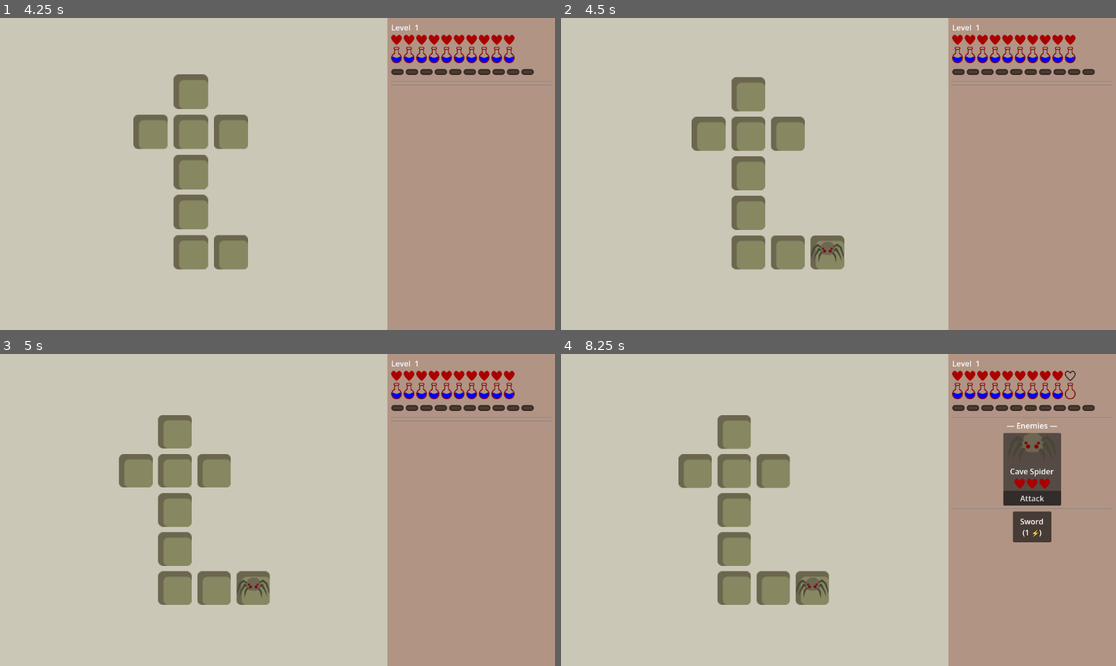
Above: before the commit, frames 1-4 (two rows, left to right).
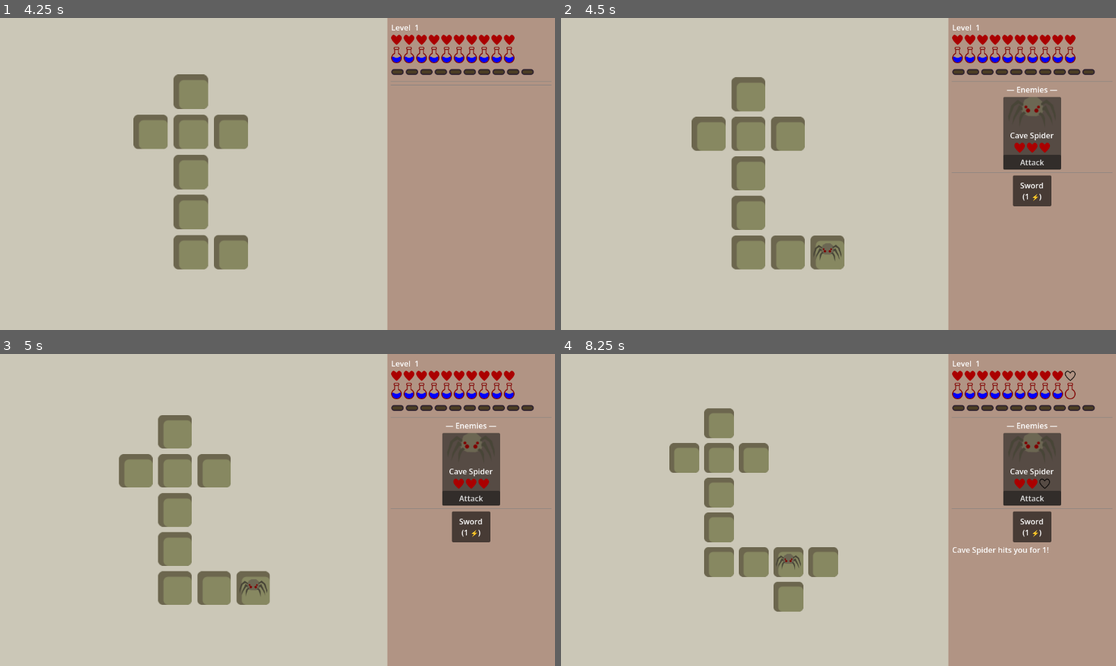
Above: after the commit, the same moments.

Repository: jiexdrop/run-reset
Game: Godot game, scene res://scenes/init.tscn
The game is run twice, just before and just after one commit, with the same random seed, the same clock (stepped at 60 frames per second) and the same inputs.
Inputs (mouse positions are in pixels of both pictures, inside the frame that each line leads up to):
- Up to frame 1 (4.25 s): click "New Game" at 0.5 s; tap Enter at 1.25 s; move the mouse to (194, 174) at 1.27 s; click (194, 174) at 1.42 s; move the mouse to (160, 139) at 2.02 s; click (160, 139) at 2.17 s; move the mouse to (166, 117) at 2.77 s; click (166, 117) at 2.92 s; move the mouse to (172, 102) at 3.52 s; click (172, 102) at 3.67 s
- Up to frame 2 (4.5 s): move the mouse to (794, 252) at 4.27 s; click (794, 252) at 4.42 s
- Up to frame 3 (5 s): no input
- Up to frame 4 (8.25 s): click (816, 588) at 5.02 s; click (810, 588) at 5.77 s; click "Attack" at 6.5 s; click "Sword (1 ⚡)" at 7.25 s; click (810, 588) at 8.02 s

Frame 1 is identical in both runs. In frame 2, 3.4% of the frame differs, in the area x 45-100%, y 21-78%; in frame 3, 3.4%; in frame 4, 8.0%, in the area x 19-89%, y 17-83%.

Commit message:
centered mob sprite on tile

Diff:
--- a/scenes/combat_ui.gd
+++ b/scenes/combat_ui.gd
@@ -4,10 +4,10 @@
 ##
 ## PUBLIC API
 ## ──────────
-##   start_combat(mob_ids, player_attacks, tile_key)
-##     mob_ids        : Array[int]         — indices into GameState.monsters
+##   add_mob_to_combat(mob_idx, player_attacks)
+##     mob_idx        : int                — index into GameState.monsters
 ##     player_attacks : Array[AttackData]  — player's available attacks
-##     tile_key       : String             — "x,y" of the tile that triggered combat
+##     Starts combat if not active; appends the mob if combat is already running.
 ##
 ##   end_combat()      — hide panel, reset state
 ##   refresh_stats()   — re-draw player hearts / energy / xp from GameState
@@ -32,13 +32,12 @@
 @onready var mob_row:        HBoxContainer = $MarginContainer/VBox/CombatSection/MobRow
 @onready var attack_bar:     HBoxContainer = $MarginContainer/VBox/AttackBar
 @onready var combat_section: Control       = $MarginContainer/VBox/CombatSection
-@onready var log_label:      Label         = $MarginContainer/VBox/LogLabel   # see note below
+@onready var log_label:      Label         = $MarginContainer/VBox/LogLabel
 
 # ── Runtime state ─────────────────────────────────────────────────────────────
 var _active_mob_ids:   Array  = []
 var _attacks:          Array  = []   # Array[AttackData]
 var _selected_attack:  int    = 0
-var _tile_key:         String = ""   # tile that started this combat
 
 # Effects that carry across turns
 var _player_stunned:   bool   = false
@@ -62,22 +61,44 @@
 	_build_icon_row(exp_row,    p.get("xp", 0),       p.get("xp_to_next", 10), EXP_FULL,    EXP_EMPTY)
 
 
-## tile_key: "x,y" string so we can notify the tile when the mob dies.
-func start_combat(mob_ids: Array, player_attacks: Array, tile_key: String = "") -> void:
-	_active_mob_ids  = mob_ids.duplicate()
-	_attacks         = player_attacks
-	_selected_attack = 0
-	_tile_key        = tile_key
-	_player_stunned  = false
-	combat_section.visible = true
+## Adds mob_idx to the active combat.
+## If combat is not yet running, starts it fresh with the given attacks.
+## If combat is already running, appends the mob and merges attack lists.
+func add_mob_to_combat(mob_idx: int, player_attacks: Array) -> void:
+	if _active_mob_ids.has(mob_idx):
+		return   # already in combat, skip duplicate
+
+	if not combat_section.visible:
+		# Starting fresh.
+		_active_mob_ids  = [mob_idx]
+		_attacks         = player_attacks.duplicate()
+		_selected_attack = 0
+		_player_stunned  = false
+		combat_section.visible = true
+		_rebuild_attack_bar()
+		_log("")
+	else:
+		# Append to existing combat.
+		_active_mob_ids.append(mob_idx)
+		# Merge any new attack types (deduplicate by attack_name).
+		for atk in player_attacks:
+			var already_have = false
+			for existing in _attacks:
+				if existing.attack_name == atk.attack_name:
+					already_have = true
+					break
+			if not already_have:
+				_attacks.append(atk)
+		_rebuild_attack_bar()
+		_log("A new enemy joins the fight!")
+
 	_rebuild_mob_cards()
-	_rebuild_attack_bar()
-	_log("")
 
 
 func end_combat() -> void:
 	combat_section.visible = false
 	_active_mob_ids = []
+	_attacks        = []
 	_clear_children(mob_row)
 	_clear_children(attack_bar)
 	_log("")
@@ -143,43 +164,39 @@
 	if _attacks.is_empty():
 		return
 
-	# 1. Apply selected attack's actual damage (overrides base_dmg from card)
 	var atk: AttackData = _attacks[_selected_attack]
 	var p = GameState.player
 
-	# Reapply correct damage (mob_card used player.attack; use atk.damage instead)
+	# Adjust damage: mob_card already applied player.attack; correct to atk.damage.
 	var mob = GameState.monsters[mob_id]
-	mob["hp"] = max(0, mob.get("hp", 0) - (atk.damage - base_dmg))   # adjust delta
+	mob["hp"] = max(0, mob.get("hp", 0) - (atk.damage - base_dmg))
 	GameState.monsters[mob_id] = mob
 
-	# 2. Consume energy
+	# Consume energy.
 	p["energy"] = max(0, p.get("energy", 0) - atk.energy_cost)
 	GameState.player = p
 	refresh_stats()
 
-	# 3. Check if mob died from the corrected damage
+	# If the corrected damage killed the mob, mob_died will fire from mob_card.
 	if mob["hp"] <= 0:
-		return   # mob_died signal will fire from mob_card; don't do mob turn
-
-	# 4. Mob retaliates (unless already handled by mob_died)
+		return
+
 	_do_mob_turn(mob_id)
 
 
 func _on_mob_died(mob_id: int) -> void:
-	# Grant XP and handle level-up
 	var xp_gain = GameState.monsters[mob_id].get("xp_reward", 1)
 	var p       = GameState.player
 	p["xp"]     = p.get("xp", 0) + xp_gain
 	if p["xp"] >= p.get("xp_to_next", 10):
 		p["xp"]    -= p["xp_to_next"]
 		p["level"]  = p.get("level", 1) + 1
-		p["max_hp"] = p.get("max_hp", 10) + 1   # level-up bonus: +1 heart
-		p["hp"]     = p["max_hp"]                 # full heal on level-up
+		p["max_hp"] = p.get("max_hp", 10) + 1
+		p["hp"]     = p["max_hp"]
 		_log("Level up! Now level %d" % p["level"])
 	GameState.player = p
 	refresh_stats()
 
-	# Notify the tile so it removes the mob indicator
 	_notify_tile_mob_dead(mob_id)
 
 	_active_mob_ids.erase(mob_id)
@@ -199,7 +216,6 @@
 		_log("You were stunned — mob skips!")
 		return
 
-	# Find the mob card node for this id
 	var card = _get_card_for_mob(mob_id)
 	if card == null:
 		return
@@ -210,15 +226,14 @@
 
 	var p       = GameState.player
 	var damage  = atk.get("damage", 1)
-	var effect  = atk.get("effect", 0)   # MobAttackData.Effect int
+	var effect  = atk.get("effect", 0)
 
 	p["hp"] = max(0, p.get("hp", 0) - damage)
 
-	var msg = "%s hits you for %d!" % [GameState.monsters[mob_id].get("name","Mob"), damage]
-
-	# Handle effects
+	var msg = "%s hits you for %d!" % [GameState.monsters[mob_id].get("name", "Mob"), damage]
+
 	match effect:
-		1:   # POISON — deal 1 extra damage next turn (simple impl)
+		1:   # POISON
 			p["hp"] = max(0, p["hp"] - 1)
 			msg += " Poisoned! (-1 extra)"
 		2:   # STUN
@@ -236,7 +251,6 @@
 
 func _on_player_died() -> void:
 	_log("You died! Resetting...")
-	# Small delay so the player reads the message, then reset
 	await get_tree().create_timer(1.5).timeout
 	SaveManager.reset()
 	get_tree().change_scene_to_file("res://scenes/init.tscn")
@@ -253,19 +267,10 @@
 		return
 	var gx = parts[0].to_int()
 	var gy = parts[1].to_int()
-
-	# Tiles live inside a SubViewport so get_nodes_in_group won't find them.
-	# Walk down to the Game node and search its children directly.
-	var game = get_tree().root.find_child("Game", true, false)
-	if game == null:
-		push_warning("_notify_tile_mob_dead: could not find Game node")
-		return
-	for tile in game.get_children():
-		if tile.get("grid_x") == gx and tile.get("grid_y") == gy:
+	for tile in get_tree().get_nodes_in_group("tiles"):
+		if tile.grid_x == gx and tile.grid_y == gy:
 			tile.on_mob_defeated()
 			return
-
-	# Fallback
 	if GameState.tiles.has(tile_key):
 		GameState.tiles[tile_key]["mob_dead"] = true
 
--- a/scenes/tile.gd
+++ b/scenes/tile.gd
@@ -28,11 +28,13 @@
 	SaveManager.save()
 	get_tree().get_first_node_in_group("game").center_camera_on_revealed()
 
+	# If this tile has a live mob, add it to combat automatically.
+	if _mob_key != "" and not _mob_dead:
+		_trigger_combat()
 
-# ── Mob indicator ─────────────────────────────────────────────────────────────
 
+# ── Mob indicator (visual only — no click interaction) ───────────────────────
 func _refresh_mob_indicator() -> void:
-	# Remove old indicator if present
 	if _mob_indicator:
 		_mob_indicator.queue_free()
 		_mob_indicator = null
@@ -40,64 +42,56 @@
 	if _mob_key == "" or _mob_dead:
 		return
 
-	# Build a simple clickable circle as the mob indicator.
-	# Replace with a Sprite2D + proper texture once you have mob tile sprites.
-	var indicator = Node2D.new()
+	var def = MobRegistry.get_def(_mob_key)
+	if def == null:
+		return
+
+	var indicator := Node2D.new()
 	indicator.name = "MobIndicator"
 
-	# We use a Label-based button so it works without extra assets.
-	# Swap this for a proper AnimatedSprite2D / Sprite2D in production.
-	var btn = TextureButton.new()
+	indicator.position = Vector2.ZERO
 
-	var def = MobRegistry.get_def(_mob_key)
+	var sprite : Sprite2D = Sprite2D.new()
+	sprite.texture = MobCard.MOB_SPRITES.get(def.sprite)
 
-	btn.texture_normal = MobCard.MOB_SPRITES.get(def.sprite)
+	# Scale to desired size
+	var icon_size := 50.0
 
-	btn.custom_minimum_size = Vector2(58, 58)
-	btn.position = -btn.custom_minimum_size / 2
+	if sprite.texture:
+		var tex_size = sprite.texture.get_size()
+		var scale_factor = min(
+			icon_size / tex_size.x,
+			icon_size / tex_size.y
+		)
+		sprite.scale = Vector2.ONE * scale_factor
 
-	btn.ignore_texture_size = true
-	btn.stretch_mode = TextureButton.STRETCH_KEEP_ASPECT_CENTERED
+	# Sprite2D is automatically centered by default
+	sprite.centered = true
 
-	btn.tooltip_text = _get_mob_label()
+	indicator.add_child(sprite)
+	add_child(indicator)
 
-	btn.pressed.connect(_on_mob_clicked)
-
-	indicator.add_child(btn)
-
-	add_child(indicator)
 	_mob_indicator = indicator
 
+# ── Combat trigger (called on reveal) ────────────────────────────────────────
 
-func _get_mob_label() -> String:
-	var def = MobRegistry.get_def(_mob_key)
-	return def.mob_name if def else _mob_key
-
-
-# ── Combat trigger ────────────────────────────────────────────────────────────
-
-func _on_mob_clicked() -> void:
-	if _mob_dead:
+func _trigger_combat() -> void:
+	var def: MobDef = MobRegistry.get_def(_mob_key)
+	if def == null:
+		push_warning("tile._trigger_combat: unknown mob key '%s'" % _mob_key)
 		return
 
-	var def: MobDef = MobRegistry.get_def(_mob_key)
-	if def == null:
-		push_warning("tile._on_mob_clicked: unknown mob key '%s'" % _mob_key)
-		return
-
-	# Build a runtime mob entry and store it in GameState.monsters.
-	# We keep the tile key so CombatUI can mark the mob as dead when it falls.
+	# Build a runtime mob entry.
 	var mob_entry = {
 		"name":      def.mob_name,
 		"sprite":    def.sprite,
 		"hp":        def.max_hp,
 		"max_hp":    def.max_hp,
 		"xp_reward": def.xp_reward,
-		"attacks":   [],          # serialised below
+		"attacks":   [],
 		"tile_key":  "%d,%d" % [grid_x, grid_y],
 	}
 
-	# Serialise MobAttackData into plain dicts for GameState (JSON-safe).
 	for atk in def.attacks:
 		mob_entry["attacks"].append({
 			"attack_name": atk.attack_name,
@@ -105,7 +99,7 @@
 			"effect":      atk.effect,
 		})
 
-	# Replace any existing entry for this tile key (avoid duplicates on re-click).
+	# Replace or append in GameState.monsters.
 	var existing_idx = -1
 	for i in range(GameState.monsters.size()):
 		if GameState.monsters[i].get("tile_key", "") == mob_entry["tile_key"]:
@@ -120,16 +114,16 @@
 		GameState.monsters.append(mob_entry)
 		mob_idx = GameState.monsters.size() - 1
 
-	# Build player attacks from AttackData resources.
-	# For now we give the player a basic sword. Extend this with your AttackData pool.
-	var sword        = AttackData.new()
+	# Build the player's sword attack.
+	var sword         = AttackData.new()
 	sword.attack_name = "Sword"
 	sword.damage      = GameState.player.get("attack", 1)
 	sword.energy_cost = 1
 
 	var combat_ui = get_tree().get_first_node_in_group("combat_ui")
 	if combat_ui:
-		combat_ui.start_combat([mob_idx], [sword], "%d,%d" % [grid_x, grid_y])
+		# add_mob_to_combat handles both "start fresh" and "append to existing".
+		combat_ui.add_mob_to_combat(mob_idx, [sword])
 	else:
 		push_warning("tile: no node in group 'combat_ui' found")
 
@@ -159,7 +153,6 @@
 # ── Called by CombatUI when the mob on this tile dies ────────────────────────
 
 func on_mob_defeated() -> void:
-	print("ON MOB DEFEATED")
 	_mob_dead = true
 	var key = "%d,%d" % [grid_x, grid_y]
 	if GameState.tiles.has(key):
